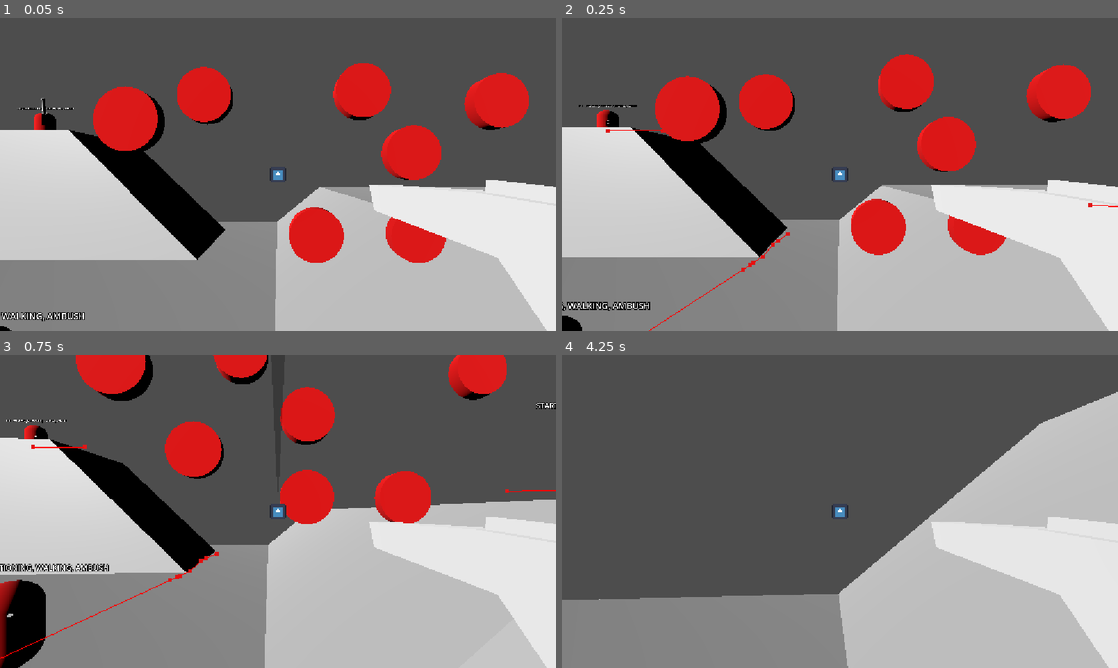
Above: before the commit, frames 1-4 (two rows, left to right).
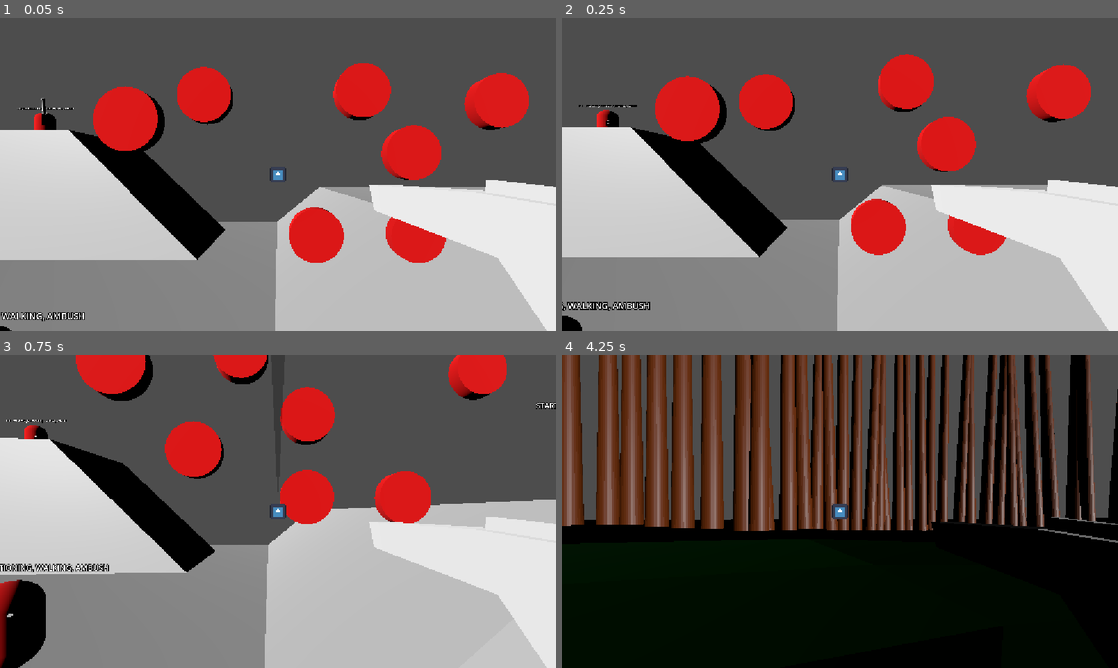
Above: after the commit, the same moments.

Repository: flowerFawn/unnamed-narrative-fps
Game: Godot game, scene res://prototyping/prototype world.tscn
Two runs of this game, one before a commit and one after it. Both use one fixed random seed, a clock stepped at 60 frames per second and the inputs below. The engine's default icon, where the game draws it, is replaced by a stand-in: a white triangle on a blue panel in a dark square.
Inputs (mouse positions are in pixels of both pictures, inside the frame that each line leads up to):
- Up to frame 1 (0.05 s): no input
- Up to frame 2 (0.25 s): no input
- Up to frame 3 (0.75 s): move the mouse to (305, 511) at 0.52 s; press the mouse at (305, 511) at 0.53 s; hold W (Move Forward) from 0.53 s (still down)
- Up to frame 4 (4.25 s): keep holding W (Move Forward); tap Space (Jump) at 0.77, 1.52, 3.02, 3.77 s; move the mouse to (812, 511) at 1.27 s; release the mouse at (812, 511) at 1.28 s; tap Shift (Sprint) at 1.35, 2.85 s; move the mouse to (851, 505) at 2.02 s; press the mouse at (851, 505) at 2.03 s; move the mouse to (834, 517) at 2.77 s; release the mouse at (834, 517) at 2.78 s; move the mouse to (878, 514) at 3.52 s; press the mouse at (878, 514) at 3.53 s

Frame 1 is identical in both runs. In frame 2, 0.2% of the frame differs, in the area x 7-100%, y 35-100%; in frame 3, 0.3%; in frame 4, 89%, in the area x 0-100%, y 0-100%.

Commit message:
temporary player death
weapons target different collision layers so the player can be hit, and enemies no longer hit each other. death is currently a placeholder and just reloads the level

Diff:
--- a/abstract/actor.gd
+++ b/abstract/actor.gd
@@ -15,3 +15,7 @@
 func airtime_physics_process(delta:float) -> void:
 	if velocity.y > -level.TERMINAL_VELOCITY:
 		velocity.y = max(-level.TERMINAL_VELOCITY, velocity.y - (level.GRAVITY * delta))
+
+
+func get_hit(damage:float) -> void:
+	pass
--- a/enemies/enemy.gd
+++ b/enemies/enemy.gd
@@ -142,6 +142,7 @@
 		shot_cooldown_timer.wait_time = enemy_type.shot_cooldown
 
 	weapon = enemy_type.weapon_type.create_instance()
+	weapon.target_layer = 2 #targets player
 	weapon_mesh.mesh = weapon.weapon_info.mesh
 	desired_shooting_distance_squared = weapon.weapon_info.desired_shooting_distance ** 2
 	maximum_comfortable_distance_squared = weapon.weapon_info.maximum_comfortable_shooting_distance ** 2
@@ -429,7 +430,7 @@
 	is_on_shot_cooldown = false
 
 
-func hit(damage:float) -> void:
+func get_hit(damage:float) -> void:
 	current_hp -= damage
 	if current_hp < enemy_type.retreat_hp:
 		mode_change_trigger_hp_dropped()
--- a/enemies/enemy.tscn
+++ b/enemies/enemy.tscn
@@ -14,7 +14,9 @@
 material = SubResource("StandardMaterial3D_y8mhm")
 height = 1.8
 
-[node name="Enemy" type="CharacterBody3D" unique_id=680560556 node_paths=PackedStringArray("pathfinding_agent", "airtime_raycast", "line_of_sight_raycast", "head", "weapon_mesh", "time_to_to_notice_timer", "shot_cooldown_timer") groups=["hitable"]]
+[node name="Enemy" type="CharacterBody3D" unique_id=680560556 node_paths=PackedStringArray("pathfinding_agent", "airtime_raycast", "line_of_sight_raycast", "head", "weapon_mesh", "time_to_to_notice_timer", "shot_cooldown_timer") groups=["damagable"]]
+collision_layer = 4
+collision_mask = 7
 script = ExtResource("1_fw1ev")
 pathfinding_agent = NodePath("NavigationAgent3D")
 airtime_raycast = NodePath("AirtimeRaycast")
@@ -40,7 +42,6 @@
 
 [node name="NavigationAgent3D" type="NavigationAgent3D" parent="." unique_id=887415089]
 target_desired_distance = 1.5
-debug_enabled = true
 
 [node name="AirtimeRaycast" type="RayCast3D" parent="." unique_id=429091408]
 target_position = Vector3(0, -2, 0)
--- a/player/player.gd
+++ b/player/player.gd
@@ -9,6 +9,8 @@
 const SPRINT_MULTIPLIER:float = 2
 const JUMP_VERTICAL_FORCE:float = 2.5
 const JUMP_HORIZONTAL_MULTIPLIER:float = 2
+
+const MAX_HP:int = 100
 
 enum PlayerState{
 	WALKING,
@@ -22,6 +24,8 @@
 @export var head:PlayerHead
 ##State of the player
 var state:PlayerState
+##current hp of the player
+var current_hp:int = MAX_HP
 
 
 func _physics_process(delta: float) -> void:
@@ -81,3 +85,14 @@
 ##Sets the player's state to a new state
 func set_state(new_state:PlayerState) -> void:
 	state = new_state
+
+
+func get_hit(damage:float) -> void:
+	current_hp -= damage
+	if current_hp < 0:
+		die()
+
+
+func die():
+	print("owieeee")
+	get_tree().change_scene_to_file("uid://d3xoqgmdf07lv")
--- a/player/player.tscn
+++ b/player/player.tscn
@@ -9,7 +9,7 @@
 
 [sub_resource type="CapsuleMesh" id="CapsuleMesh_vmthy"]
 
-[node name="Player" type="CharacterBody3D" unique_id=202432036 node_paths=PackedStringArray("head")]
+[node name="Player" type="CharacterBody3D" unique_id=202432036 node_paths=PackedStringArray("head") groups=["damagable"]]
 collision_layer = 2
 collision_mask = 5
 script = ExtResource("1_oul6g")
--- a/project.godot
+++ b/project.godot
@@ -30,8 +30,8 @@
 
 [global_group]
 
-hitable="Node that can be hit by bullets or melee weapons. Should typically have a hit() method"
 navigation="Meshes that should be considered in the navigation region"
+damagable="Node that can be hit by bullets or melee weapons. Should typically have a hit() method"
 
 [input]
 
--- a/prototyping/prototype world.tscn
+++ b/prototyping/prototype world.tscn
@@ -124,25 +124,25 @@
 
 [node name="Targets" type="Node3D" parent="." unique_id=549373909]
 
-[node name="StaticBody3D3" parent="Targets" unique_id=75599405 instance=ExtResource("2_3avtf")]
+[node name="StaticBody3D3" parent="Targets" unique_id=75599405 groups=["damagable"] instance=ExtResource("2_3avtf")]
 transform = Transform3D(1, 0, 0, 0, 1, 0, 0, 0, 1, 1.574158, 2.2619066, -3.8356063)
 
-[node name="StaticBody3D4" parent="Targets" unique_id=48999351 instance=ExtResource("2_3avtf")]
+[node name="StaticBody3D4" parent="Targets" unique_id=48999351 groups=["damagable"] instance=ExtResource("2_3avtf")]
 transform = Transform3D(1, 0, 0, 0, 1, 0, 0, 0, 1, 4.0976887, 2.0773554, -3.8356063)
 
-[node name="StaticBody3D5" parent="Targets" unique_id=564068012 instance=ExtResource("2_3avtf")]
+[node name="StaticBody3D5" parent="Targets" unique_id=564068012 groups=["damagable"] instance=ExtResource("2_3avtf")]
 transform = Transform3D(1, 0, 0, 0, 1, 0, 0, 0, 1, 2.5780804, 1.1174116, -3.8356063)
 
-[node name="StaticBody3D6" parent="Targets" unique_id=1995388294 instance=ExtResource("2_3avtf")]
+[node name="StaticBody3D6" parent="Targets" unique_id=1995388294 groups=["damagable"] instance=ExtResource("2_3avtf")]
 transform = Transform3D(1, 0, 0, 0, 1, 0, 0, 0, 1, 2.5780804, -0.41028476, -3.8356063)
 
-[node name="StaticBody3D7" parent="Targets" unique_id=471780733 instance=ExtResource("2_3avtf")]
+[node name="StaticBody3D7" parent="Targets" unique_id=471780733 groups=["damagable"] instance=ExtResource("2_3avtf")]
 transform = Transform3D(1, 0, 0, 0, 1, 0, 0, 0, 1, -1.359072, 0.076025724, -3.8356063)
 
-[node name="StaticBody3D8" parent="Targets" unique_id=863806277 instance=ExtResource("2_3avtf")]
+[node name="StaticBody3D8" parent="Targets" unique_id=863806277 groups=["damagable"] instance=ExtResource("2_3avtf")]
 transform = Transform3D(1, 0, 0, 0, 1, 0, 0, 0, 1, 0.70472574, -0.41028476, -3.8356063)
 
-[node name="StaticBody3D2" parent="Targets" unique_id=235856326 instance=ExtResource("2_3avtf")]
+[node name="StaticBody3D2" parent="Targets" unique_id=235856326 groups=["damagable"] instance=ExtResource("2_3avtf")]
 transform = Transform3D(1, 0, 0, 0, 1, 0, 0, 0, 1, -2.3544347, 1.5750749, -3.2456288)
 
 [node name="AnimationPlayer" type="AnimationPlayer" parent="Targets" unique_id=1586362922]
@@ -158,43 +158,43 @@
 [node name="placeholder arena 2" parent="NavigationRegion3D" unique_id=136679919 instance=ExtResource("2_8y3gp")]
 transform = Transform3D(1, 0, 0, 0, 1, 0, 0, 0, 1, -7.7228627, -4.0929365, 0)
 
-[node name="Enemy" parent="." unique_id=680560556 node_paths=PackedStringArray("strategy_points", "level") instance=ExtResource("4_8e06d")]
+[node name="Enemy" parent="." unique_id=680560556 node_paths=PackedStringArray("strategy_points", "level") groups=["damagable"] instance=ExtResource("4_8e06d")]
 transform = Transform3D(1, 0, 0, 0, 1, 0, 0, 0, 1, 8.391113, 0.64182127, 2.2926025)
 enemy_type = ExtResource("6_i723x")
 strategy_points = NodePath("../Node3D")
 level = NodePath("..")
 
-[node name="Enemy2" parent="." unique_id=139700930 node_paths=PackedStringArray("strategy_points", "level") instance=ExtResource("4_8e06d")]
+[node name="Enemy2" parent="." unique_id=139700930 node_paths=PackedStringArray("strategy_points", "level") groups=["damagable"] instance=ExtResource("4_8e06d")]
 transform = Transform3D(1, 0, 0, 0, 1, 0, 0, 0, 1, 8.391113, 0.64182127, 5.652597)
 enemy_type = ExtResource("7_sm2w2")
 strategy_points = NodePath("../Node3D")
 level = NodePath("..")
 
-[node name="Enemy3" parent="." unique_id=484134852 node_paths=PackedStringArray("strategy_points", "level") instance=ExtResource("4_8e06d")]
+[node name="Enemy3" parent="." unique_id=484134852 node_paths=PackedStringArray("strategy_points", "level") groups=["damagable"] instance=ExtResource("4_8e06d")]
 transform = Transform3D(1, 0, 0, 0, 1, 0, 0, 0, 1, 8.391113, 0.64182127, -3.6781135)
 enemy_type = ExtResource("7_m83a0")
 strategy_points = NodePath("../Node3D")
 level = NodePath("..")
 
-[node name="Enemy4" parent="." unique_id=1660208955 node_paths=PackedStringArray("strategy_points", "level") instance=ExtResource("4_8e06d")]
+[node name="Enemy4" parent="." unique_id=1660208955 node_paths=PackedStringArray("strategy_points", "level") groups=["damagable"] instance=ExtResource("4_8e06d")]
 transform = Transform3D(1, 0, 0, 0, 1, 0, 0, 0, 1, -5.526019, -2.920396, -3.6781135)
 enemy_type = ExtResource("7_m83a0")
 strategy_points = NodePath("../Node3D")
 level = NodePath("..")
 
-[node name="Enemy5" parent="." unique_id=874814355 node_paths=PackedStringArray("strategy_points", "level") instance=ExtResource("4_8e06d")]
+[node name="Enemy5" parent="." unique_id=874814355 node_paths=PackedStringArray("strategy_points", "level") groups=["damagable"] instance=ExtResource("4_8e06d")]
 transform = Transform3D(1, 0, 0, 0, 1, 0, 0, 0, 1, -16.089836, -2.920396, -0.20543432)
 enemy_type = ExtResource("7_m83a0")
 strategy_points = NodePath("../Node3D")
 level = NodePath("..")
 
-[node name="Enemy6" parent="." unique_id=2030660698 node_paths=PackedStringArray("strategy_points", "level") instance=ExtResource("4_8e06d")]
+[node name="Enemy6" parent="." unique_id=2030660698 node_paths=PackedStringArray("strategy_points", "level") groups=["damagable"] instance=ExtResource("4_8e06d")]
 transform = Transform3D(1, 0, 0, 0, 1, 0, 0, 0, 1, -16.089836, 4.0948534, -14.119246)
 enemy_type = ExtResource("8_sm2w2")
 strategy_points = NodePath("../Node3D")
 level = NodePath("..")
 
-[node name="Enemy7" parent="." unique_id=1050992944 node_paths=PackedStringArray("strategy_points", "level") instance=ExtResource("4_8e06d")]
+[node name="Enemy7" parent="." unique_id=1050992944 node_paths=PackedStringArray("strategy_points", "level") groups=["damagable"] instance=ExtResource("4_8e06d")]
 transform = Transform3D(1, 0, 0, 0, 1, 0, 0, 0, 1, -6.265641, -2.450615, 10.814041)
 enemy_type = ExtResource("6_i723x")
 strategy_points = NodePath("../Node3D")
--- a/prototyping/target.tscn
+++ b/prototyping/target.tscn
@@ -11,7 +11,7 @@
 [sub_resource type="CylinderShape3D" id="CylinderShape3D_vmthy"]
 height = 0.2
 
-[node name="StaticBody3D" type="StaticBody3D" unique_id=75599405 groups=["hitable"]]
+[node name="StaticBody3D" type="StaticBody3D" unique_id=75599405 groups=["damagable"]]
 script = ExtResource("1_7l2x3")
 
 [node name="MeshInstance3D" type="MeshInstance3D" parent="." unique_id=747374701]
--- a/weapons/scripts/gun.gd
+++ b/weapons/scripts/gun.gd
@@ -17,7 +17,7 @@
 	super()
 
 func _shoot() -> void:
-	var ray:RayCast3D = RayCast3D.new()
+	var ray:RayCast3D = create_ray()
 	get_tree().root.add_child(ray)
 	ray.global_position = global_position
 	ray.target_position = -global_basis.z.normalized() * weapon_info.range
@@ -25,7 +25,7 @@
 	if ray.is_colliding():
 		var target:PhysicsBody3D = ray.get_collider()
 		attempt_hit(target)
-		if not target.is_in_group(&"hitable"):
+		if not target.is_in_group(&"damagable"):
 			_decal_visual(ray.get_collision_point(), weapon_info.weapon_decal)
 	ray.queue_free()
 
@@ -34,7 +34,9 @@
 	var trail_tween:Tween = create_tween()
 	trail_instance.mesh = bullet_trail_mesh.duplicate()
 	trail_instance.mesh.material = bullet_trail_mesh.material.duplicate() #so it can be faded out
-	get_tree().root.add_child(trail_instance)
+	if not is_inside_tree():
+		return
+	get_tree().current_scene.add_child(trail_instance)
 	trail_instance.global_position = global_position
 	trail_instance.global_basis = global_basis
 	trail_instance.global_position += -global_basis.z.normalized() * weapon_info.range / 2
--- a/weapons/scripts/melee.gd
+++ b/weapons/scripts/melee.gd
@@ -9,8 +9,9 @@
 	get_tree().root.add_child(shapecast)
 	shapecast.global_position = global_position
 	shapecast.target_position = -global_basis.z.normalized() * weapon_info.range
+	shapecast.set_collision_mask_value(target_layer, true)
 	shapecast.force_shapecast_update()
-	var target:PhysicsBody3D = shapecast.get_collider(0)
-	if shapecast.get_collider(0) != null:
+	if shapecast.is_colliding():
+		var target:PhysicsBody3D = shapecast.get_collider(0)
 		attempt_hit(target)
 	shapecast.queue_free()
--- a/weapons/weapon.gd
+++ b/weapons/weapon.gd
@@ -30,6 +30,10 @@
 var on_cooldown:bool = false
 ##
 var current_ammo:int
+
+##Collision layer the weapon attempts to hit in addition to  the environment.
+##2 is player, 3 is enemy. By default targets player, enemies overwrite to 2
+var target_layer:int = 3
 
 
 func _ready() -> void:
@@ -114,15 +118,22 @@
 		on_cooldown = true
 		cooldown_timer.start()
 
+
+func create_ray() -> RayCast3D:
+	var ray:RayCast3D = RayCast3D.new()
+	ray.set_collision_mask_value(target_layer, true)
+	return ray
+
+
 ##Marks the cooldown flag as false to allow new shooting. Called by cooldown
 ##timer when it finishes.
 func end_cooldown() -> void:
 	on_cooldown = false
 
 func attempt_hit(target:PhysicsBody3D) -> void:
-	if target.is_in_group(&"hitable"):
-		if target.has_method(&"hit"):
-			target.hit(weapon_info.damage)
+	if target.is_in_group(&"damagable"):
+		if target.has_method(&"get_hit"):
+			target.get_hit(weapon_info.damage)
 
 ##Creates and returns a timer with required values, and connects to given function
 func create_timer(given_wait:float, timeout_function:Callable) -> Timer:
